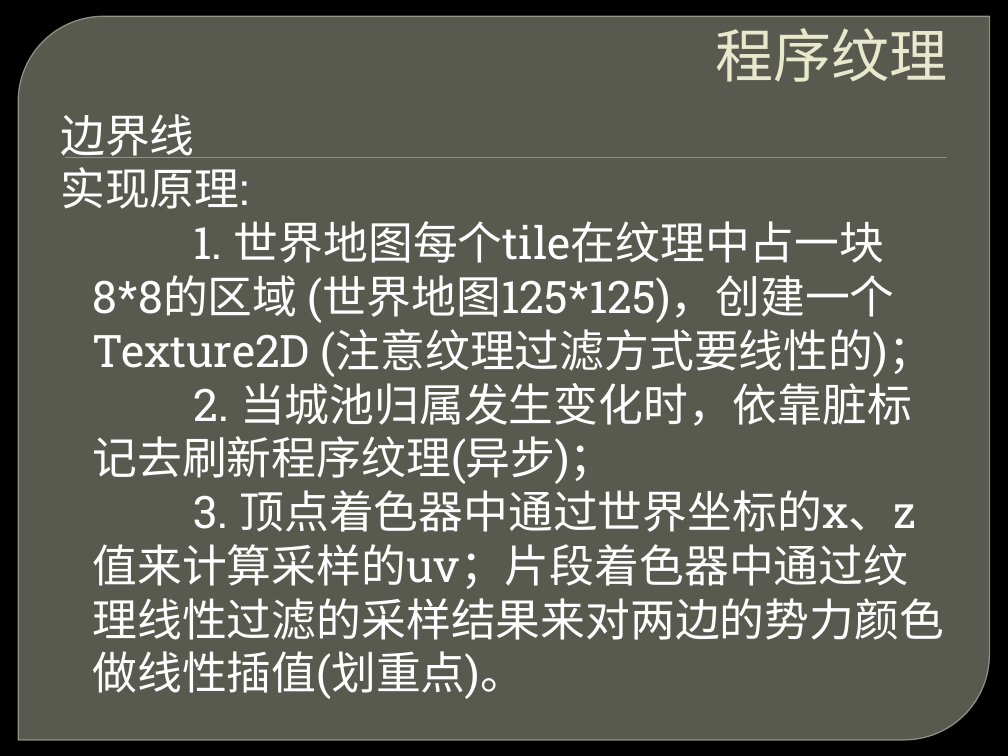
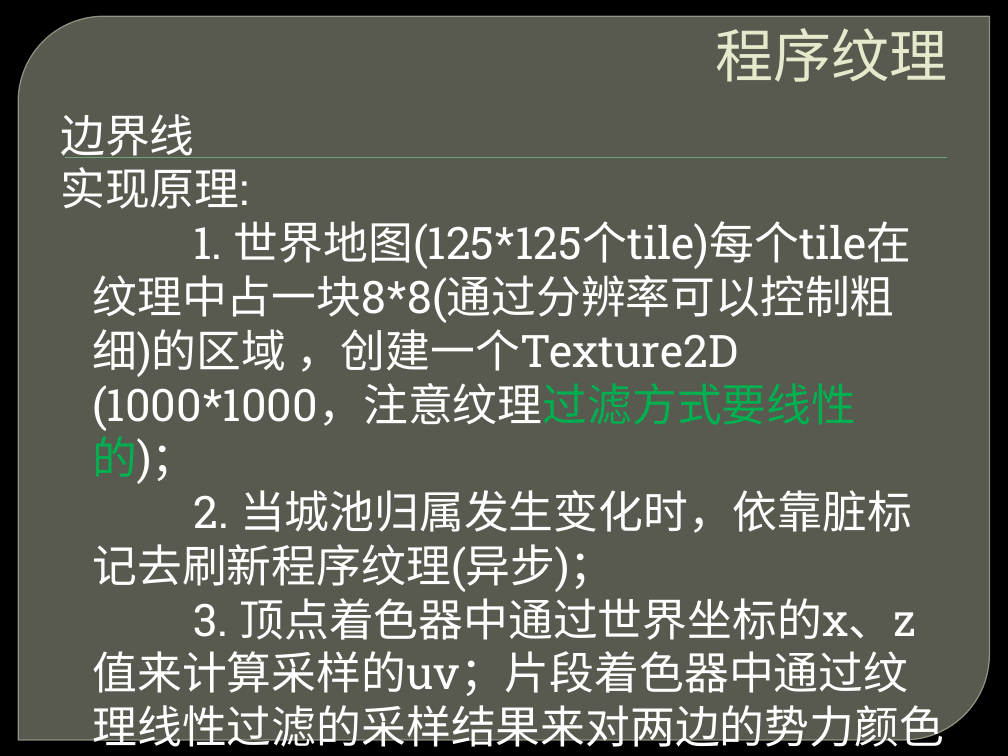
Before and after one commit to ForeverZack/ShaderBrowser, a slide deck: slide 4 of 程序纹理动画纹理.pptx. Drawn at 1008x756 pixels with LibreOffice and Linux fonts; fonts in the diff are those of the drawing; background and template pictures are left out. Boxes give left, top, right and bottom in pixels: in the first picture for what was removed or moved away, otherwise in the second. Text is boxed around its words. In the diff, an @@ line names an element or a change of style, - is before the commit and + after.

Commit message:
11

```diff
--- a/程序纹理动画纹理.pptx
+++ b/程序纹理动画纹理.pptx
@@ text at [93, 221, 912, 484]: text changed @@
-1. 世界地图每个tile在纹理中占一块8*8的区域 (世界地图125*125)，创建一个Texture2D (注意纹理过滤方式要线性的)；
+1. 世界地图(125*125个tile)每个tile在纹理中占一块8*8(通过分辨率可以控制粗细)的区域 ，创建一个Texture2D (1000*1000，注意纹理过滤方式要线性的)；
@@ text at [93, 590, 945, 755]: text changed @@
-3. 顶点着色器中通过世界坐标的x、z值来计算采样的uv；片段着色器中通过纹理线性过滤的采样结果来对两边的势力颜色做线性插值(划重点)。
+3. 顶点着色器中通过世界坐标的x、z值来计算采样的uv；片段着色器中通过纹理线性过滤的采样结果来对两边的势力颜色做线性插值(绿or红)和边缘的检测( (0.5-abs(alpha-0.5))描边的alpha)。
```
Also in this commit, not shown: 5 other slides changed, 10 slides added.
